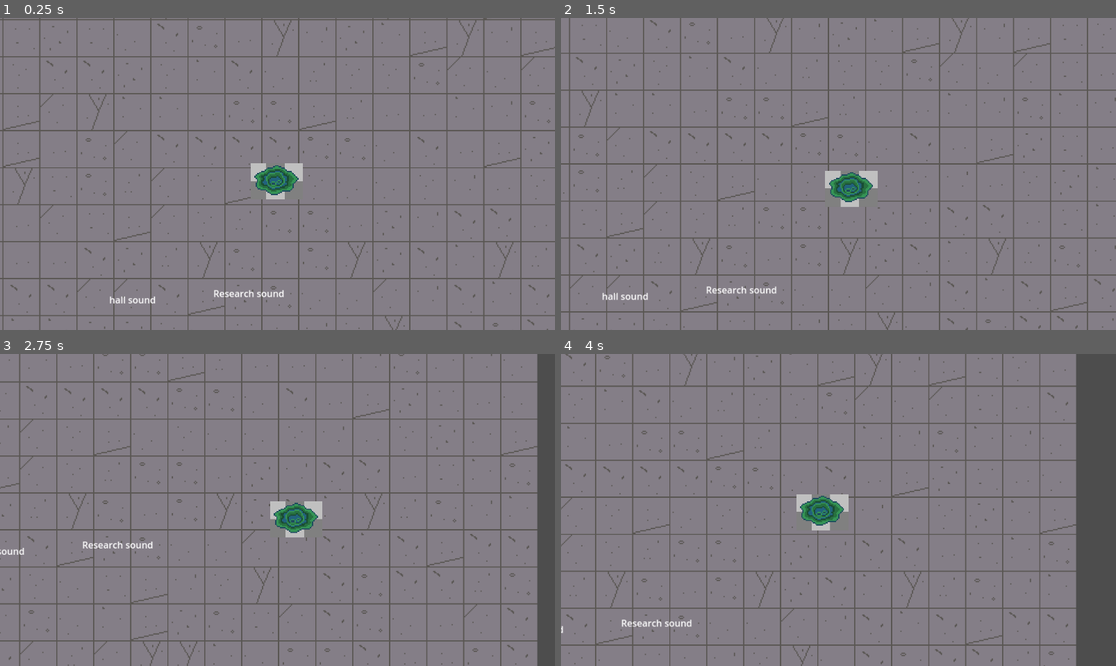
Above: before the commit, frames 1-4 (two rows, left to right).
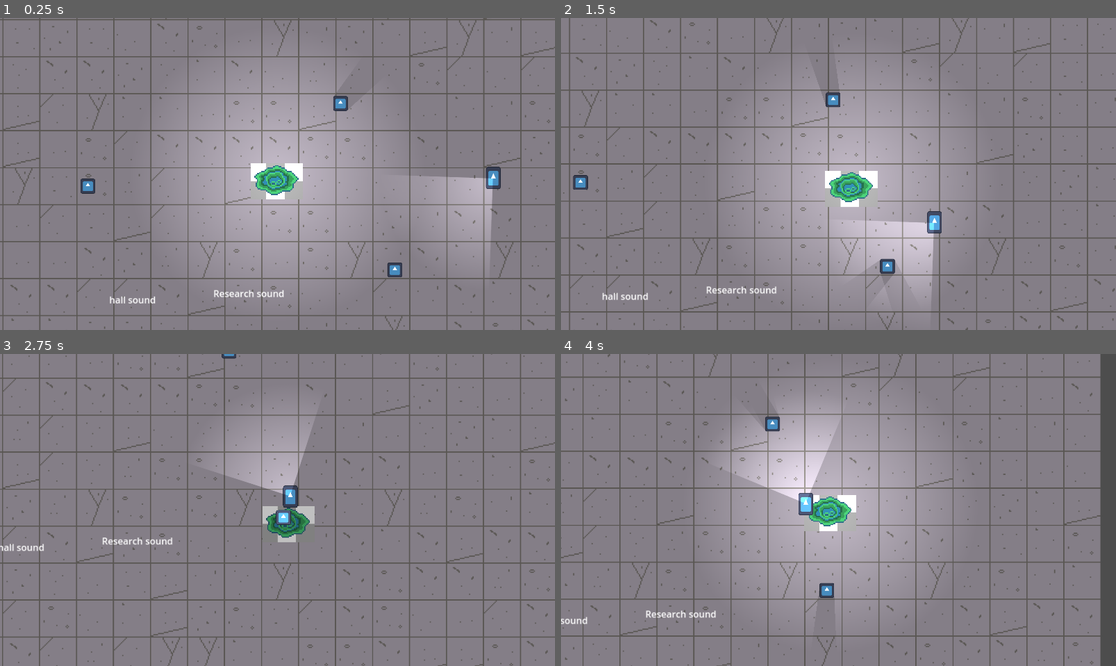
Above: after the commit, the same moments.

Repository: GeometricParrot/GMTK-2023-godot-horror
Game: Godot game, scene res://World/world.tscn
The game is run twice, just before and just after one commit, with the same random seed, the same clock (stepped at 60 frames per second) and the same inputs. The engine's default icon, where the game draws it, is replaced by a stand-in: a white triangle on a blue panel in a dark square.
Inputs:
- Up to frame 1 (0.25 s): no input
- Up to frame 2 (1.5 s): hold D (right) 0.53-1.28 s; hold S (down) from 1.28 s (still down)
- Up to frame 3 (2.75 s): release S (down) at 2.03 s; hold D (right) from 2.03 s (still down)
- Up to frame 4 (4 s): release D (right) at 2.78 s; hold W (up) 2.78-3.53 s; hold A (left) from 3.53 s (still down)

The runs differ from the first frame. In frame 1, 18% of the frame differs, in the area x 14-91%, y 19-84%; in frame 2, 17%; in frame 3, 20%; in frame 4, 32%, in the area x 0-98%, y 0-100%.

Commit message:
Added npc that goes to different waypoints and lights

Diff:
--- /dev/null
+++ b/NPCs/Waypoint NPC.gd
@@ -0,0 +1,31 @@
+extends CharacterBody2D
+
+@export var way_array: Array[Node2D] = []
+
+var currentWaypoint: int
+var direction: Vector2 = Vector2(0,0)
+var accel = 0.1
+@onready var flashlight = $PointLight2D
+
+# Called when the node enters the scene tree for the first time.
+func _ready():
+	pass # Replace with function body.
+
+
+# Called every frame. 'delta' is the elapsed time since the previous frame.
+func _process(delta):
+	if way_array.size() != 0 and way_array[currentWaypoint] != null:
+
+		var angleToPoint = get_angle_to(way_array[currentWaypoint].global_position)
+		direction = direction.lerp( Vector2.RIGHT.rotated(angleToPoint) *100, accel)
+
+		velocity = direction
+		flashlight.rotation = direction.angle() - PI/4
+
+		if abs(way_array[currentWaypoint].global_position - global_position).length() < 30:
+			if currentWaypoint != way_array.size() - 1:
+				currentWaypoint += 1
+			else:
+				currentWaypoint = 0
+
+		move_and_slide()
--- /dev/null
+++ b/NPCs/waypoint_npc.tscn
@@ -0,0 +1,27 @@
+[gd_scene load_steps=5 format=3 uid="uid://b3ry08qtv4lr7"]
+
+[ext_resource type="Script" path="res://NPCs/Waypoint NPC.gd" id="1_7lkpq"]
+[ext_resource type="Texture2D" uid="uid://duw4k1jxpw383" path="res://icon.svg" id="2_m6vyu"]
+[ext_resource type="Texture2D" uid="uid://dg4h76lig2m3b" path="res://Other/cone gradient.png" id="3_xb50g"]
+
+[sub_resource type="CapsuleShape2D" id="CapsuleShape2D_1brxu"]
+radius = 12.0
+height = 38.0
+
+[node name="Waypoint NPC" type="CharacterBody2D"]
+script = ExtResource("1_7lkpq")
+
+[node name="Sprite2D" type="Sprite2D" parent="."]
+scale = Vector2(0.2, 0.3)
+texture = ExtResource("2_m6vyu")
+
+[node name="CollisionShape2D" type="CollisionShape2D" parent="."]
+shape = SubResource("CapsuleShape2D_1brxu")
+
+[node name="PointLight2D" type="PointLight2D" parent="."]
+energy = 0.5
+shadow_enabled = true
+shadow_item_cull_mask = 2
+texture = ExtResource("3_xb50g")
+offset = Vector2(98, 98)
+texture_scale = 1.5
--- /dev/null
+++ b/Other/waypoint.tscn
@@ -0,0 +1,16 @@
+[gd_scene load_steps=3 format=3 uid="uid://d2nkxdcxgqoec"]
+
+[ext_resource type="Texture2D" uid="uid://duw4k1jxpw383" path="res://icon.svg" id="1_41n5k"]
+
+[sub_resource type="OccluderPolygon2D" id="OccluderPolygon2D_wvbrw"]
+polygon = PackedVector2Array(12, -12, 12, 12, -12, 12, -12, -12)
+
+[node name="Waypoint" type="Node2D"]
+
+[node name="Sprite2D" type="Sprite2D" parent="."]
+scale = Vector2(0.2, 0.2)
+texture = ExtResource("1_41n5k")
+
+[node name="LightOccluder2D" type="LightOccluder2D" parent="."]
+occluder = SubResource("OccluderPolygon2D_wvbrw")
+occluder_light_mask = 3
--- a/Player/player.tscn
+++ b/Player/player.tscn
@@ -1,7 +1,8 @@
-[gd_scene load_steps=5 format=3 uid="uid://cvvypkl22xnqn"]
+[gd_scene load_steps=7 format=3 uid="uid://cvvypkl22xnqn"]
 
 [ext_resource type="Script" path="res://Player/player.gd" id="1_fscpc"]
 [ext_resource type="Texture2D" uid="uid://c4akavci7pn8" path="res://Player/Assets/slime.png" id="2_nnkxc"]
+[ext_resource type="Texture2D" uid="uid://c2jwkmb842hbn" path="res://Player/Assets/radial_gradient.png" id="3_jn0gb"]
 
 [sub_resource type="CapsuleShape2D" id="CapsuleShape2D_2dqk7"]
 radius = 27.0
@@ -10,6 +11,9 @@
 [sub_resource type="CapsuleShape2D" id="CapsuleShape2D_idwtr"]
 radius = 38.0
 height = 76.0
+
+[sub_resource type="OccluderPolygon2D" id="OccluderPolygon2D_76mj1"]
+polygon = PackedVector2Array(18, -9, 25, -5, 37, 7, 20, 29, -5, 35, -21, 28, -37, 26, -35, 11, -39, 4, -8, -13, 11, -11)
 
 [node name="Player" type="CharacterBody2D"]
 collision_layer = 3
@@ -38,3 +42,13 @@
 zoom = Vector2(2, 2)
 process_callback = 0
 position_smoothing_enabled = true
+
+[node name="PointLight2D" type="PointLight2D" parent="."]
+energy = 0.5
+shadow_enabled = true
+texture = ExtResource("3_jn0gb")
+texture_scale = 2.0
+
+[node name="LightOccluder2D" type="LightOccluder2D" parent="PointLight2D"]
+occluder = SubResource("OccluderPolygon2D_76mj1")
+occluder_light_mask = 2
--- a/SFX/music_c_ontroller.gd
+++ b/SFX/music_c_ontroller.gd
@@ -40,6 +40,6 @@
 
 		# fade the songs in and out
 		fadeOut.tween_property(playlist[currentlyPlaying], "volume_db" , -40, 1)
-		fadeIn.tween_property(playlist[newSong], "volume_db" , -15, 1)
+		fadeIn.tween_property(playlist[newSong], "volume_db" , -10, 1)
 
 		currentlyPlaying = newSong
--- a/World/world.tscn
+++ b/World/world.tscn
@@ -1,10 +1,12 @@
-[gd_scene load_steps=9 format=3 uid="uid://xycuuei177jm"]
+[gd_scene load_steps=11 format=3 uid="uid://xycuuei177jm"]
 
 [ext_resource type="Script" path="res://World/world.gd" id="1_0vmvq"]
 [ext_resource type="PackedScene" uid="uid://cvvypkl22xnqn" path="res://Player/player.tscn" id="1_h7dys"]
 [ext_resource type="Texture2D" uid="uid://cgt2hinhrpwsy" path="res://World/Assets/progress.png" id="2_pjypj"]
 [ext_resource type="PackedScene" uid="uid://dwujuhcy23dqa" path="res://SFX/music_c_ontroller.tscn" id="3_ts8wf"]
 [ext_resource type="PackedScene" uid="uid://cu65wqi3alm0o" path="res://SFX/music_trigger.tscn" id="4_qitfw"]
+[ext_resource type="PackedScene" uid="uid://b3ry08qtv4lr7" path="res://NPCs/waypoint_npc.tscn" id="6_1ohhs"]
+[ext_resource type="PackedScene" uid="uid://d2nkxdcxgqoec" path="res://Other/waypoint.tscn" id="7_g27xn"]
 
 [sub_resource type="TileSetAtlasSource" id="TileSetAtlasSource_vrykm"]
 texture = ExtResource("2_pjypj")
@@ -314,5 +316,18 @@
 offset_bottom = -12.0
 text = "Research sound"
 
+[node name="Waypoint NPC" parent="." node_paths=PackedStringArray("way_array") instance=ExtResource("6_1ohhs")]
+position = Vector2(731, 138)
+way_array = [NodePath("../Waypoint"), NodePath("../Waypoint2"), NodePath("../Waypoint3")]
+
+[node name="Waypoint" parent="." instance=ExtResource("7_g27xn")]
+position = Vector2(551, 306)
+
+[node name="Waypoint2" parent="." instance=ExtResource("7_g27xn")]
+position = Vector2(457, 18)
+
+[node name="Waypoint3" parent="." instance=ExtResource("7_g27xn")]
+position = Vector2(20, 161)
+
 [connection signal="area_entered" from="Trigger Hall" to="Music Controller" method="_on_trigger_hall_area_entered"]
 [connection signal="area_entered" from="Trigger Research" to="Music Controller" method="_on_trigger_research_area_entered"]
Binary file added: Other/cone gradient.png
Not shown, added: Other/cone gradient.png.import
Binary file added: Player/Assets/radial_gradient.png
Not shown, added: Player/Assets/radial_gradient.png.import
